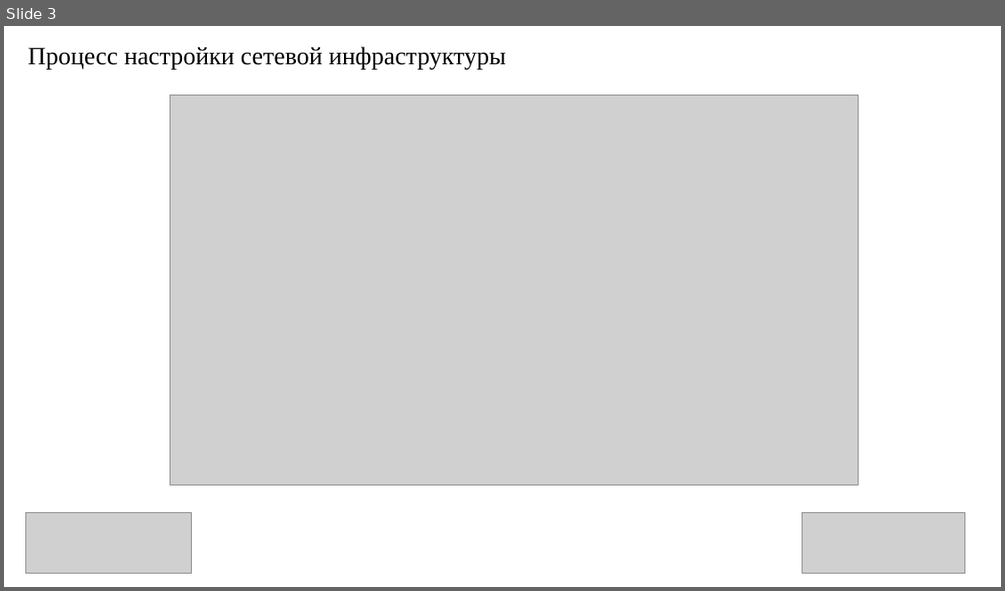
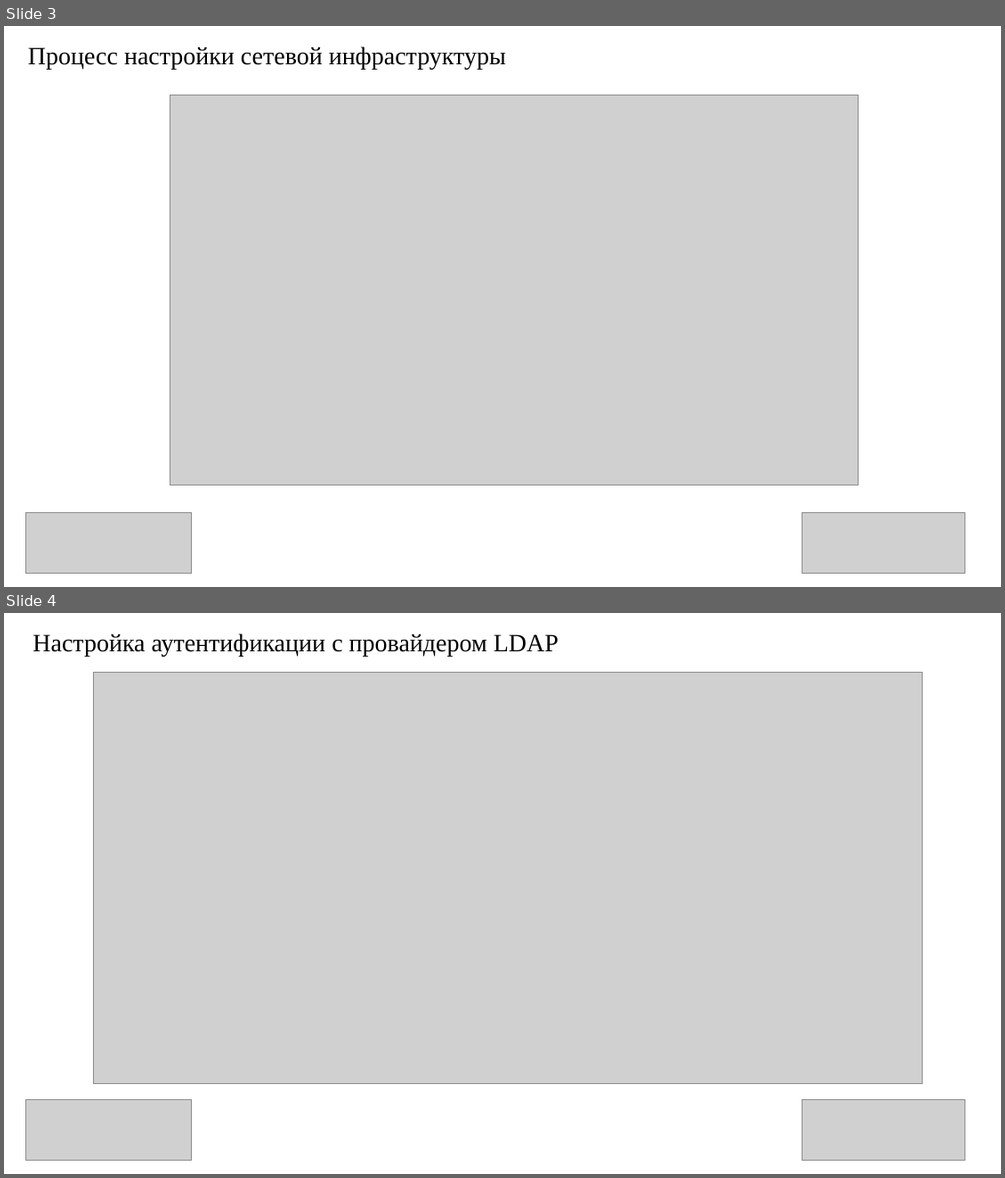
Before and after one commit to dhxgc/diplom, a slide deck: practice/Презент. практ. Куваев Т., Са-401.pptx. Shown one above the other, each under a label of ours: slide 3 before the commit, slides 3 and 4 after it. The pictures are 1005x591 and 1005x1178 pixels, drawn with LibreOffice and Linux fonts; fonts in the diff are those of the drawing; grey boxes stand for pictures. Boxes give left, top, right and bottom in pixels: in the first picture for what was removed or moved away, otherwise in the second. Text is boxed around its words. In the diff, an @@ line names an element or a change of style, - is before the commit and + after.

```diff
--- a/practice/Презент. практ. Куваев Т., Са-401.pptx
+++ b/practice/Презент. практ. Куваев Т., Са-401.pptx
@@ slide 4 added at [4, 613, 1001, 1174], background #FFFFFF @@
@@ title added at [32, 633, 558, 657], 24 pt, text #000000 @@
+Настройка аутентификации с провайдером LDAP
@@ picture added at [93, 672, 922, 1083] @@
@@ picture added at [25, 1100, 192, 1159] @@
@@ picture added at [802, 1100, 966, 1159] @@
```
Also in this commit, not shown: 1 other slide added, 1 slide removed.
